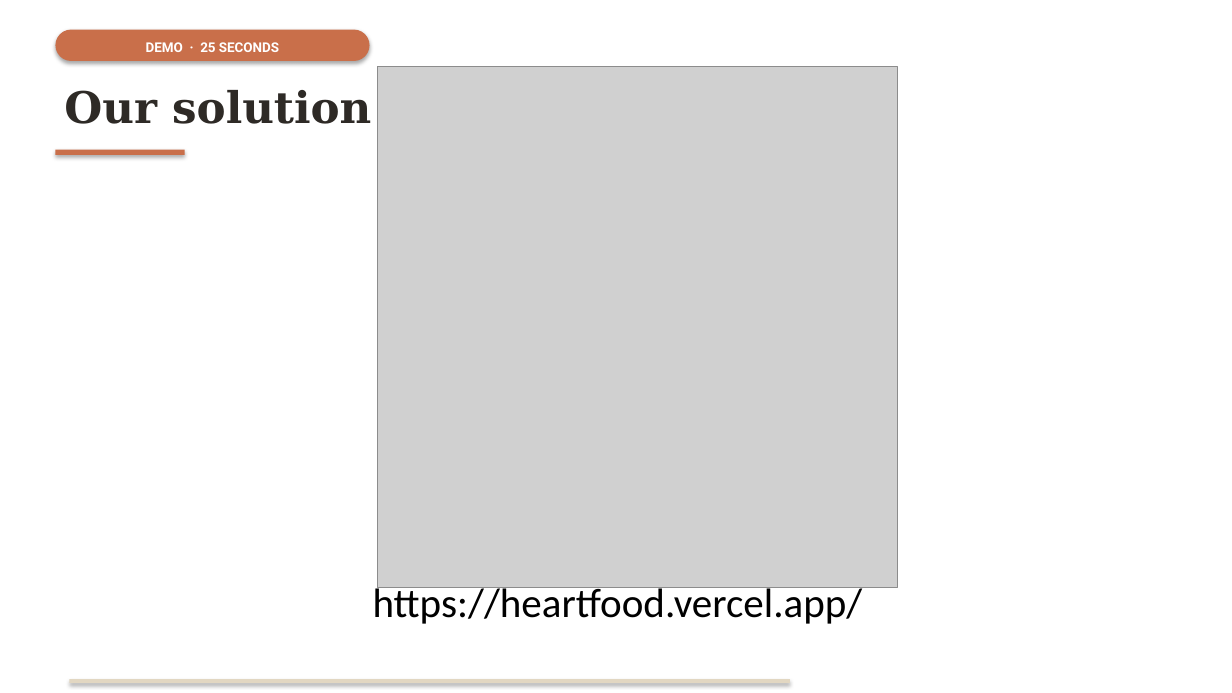
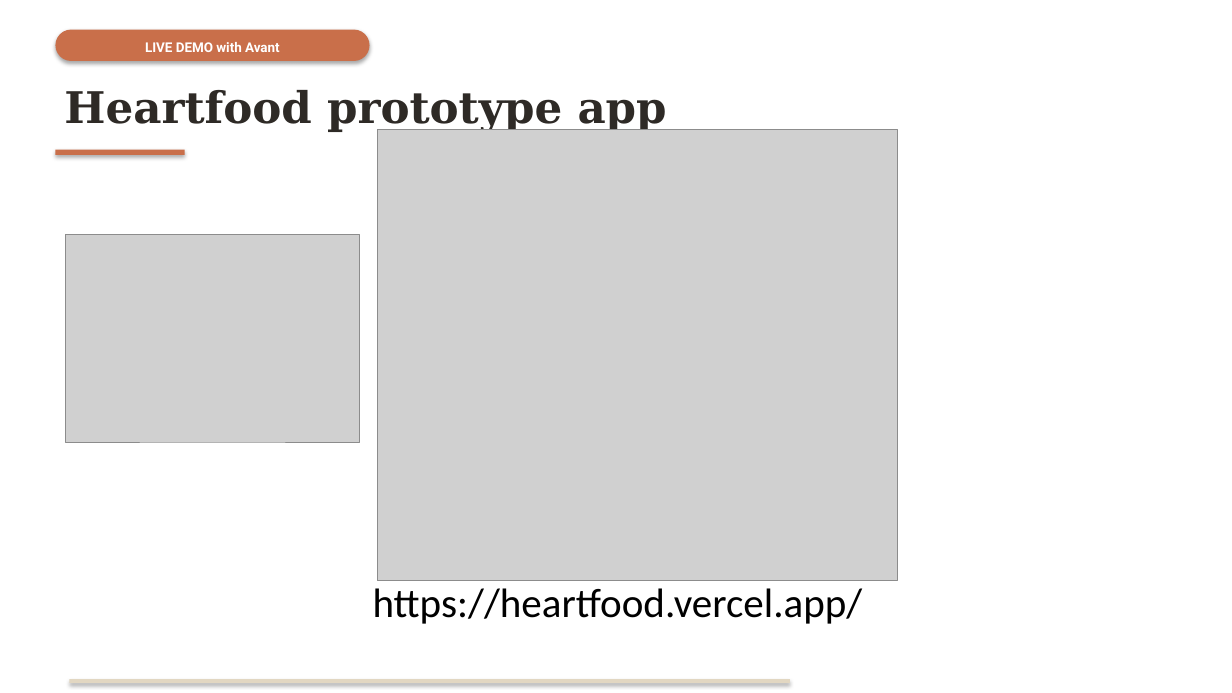
Before and after one commit to avantmehta/RAD, a slide deck: slide 6 of Modfied BurnsideAILabs_FoodAccess_Presentation.pptx (slide 5 before the commit). Drawn at 1232x693 pixels with LibreOffice and Linux fonts; fonts in the diff are those of the drawing; grey boxes stand for pictures. Boxes give left, top, right and bottom in pixels: in the first picture for what was removed or moved away, otherwise in the second. Text is boxed around its words. In the diff, an @@ line names an element or a change of style, - is before the commit and + after.

```diff
--- a/Modfied BurnsideAILabs_FoodAccess_Presentation.pptx
+++ b/Modfied BurnsideAILabs_FoodAccess_Presentation.pptx
@@ text at [145, 42, 280, 52]: text changed @@
-DEMO · 25 SECONDS
+LIVE DEMO with Avant
@@ text at [64, 90, 667, 133]: text changed @@
-Our solution
+Heartfood prototype app
@@ picture: place and size @@
-picture at [377, 67, 897, 588]
+picture at [377, 129, 897, 581]
@@ picture added at [66, 234, 360, 442] @@
```
Also in this commit, not shown: 2 other slides changed, 3 other files.
